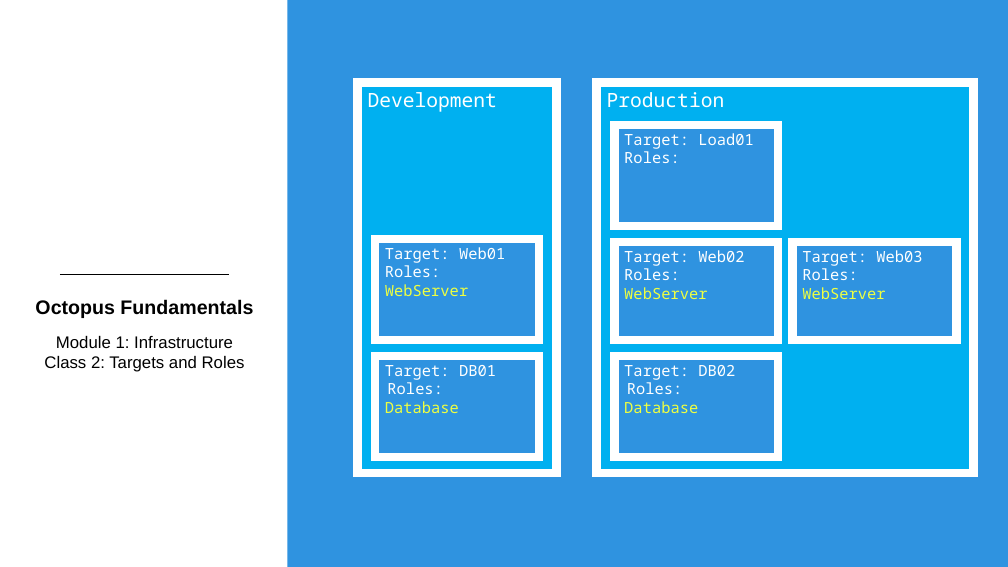
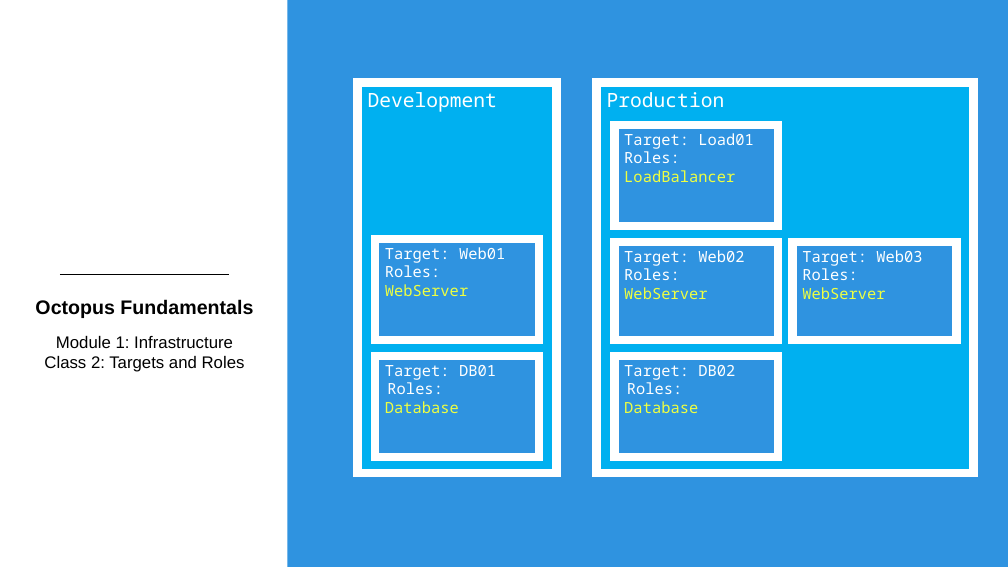
Before and after one commit to OctopusDeployCommunity/Octopus-Fundamentals-Course, a slide deck: slide 6 of OctopusDeployFundamentals/Module1-Infrastructure/Slides/Module1Class2-TargetsAndRoles.pptx. Drawn at 1008x567 pixels with LibreOffice and Linux fonts; fonts in the diff are those of the drawing; background and template pictures are left out. Boxes give left, top, right and bottom in pixels: in the first picture for what was removed or moved away, otherwise in the second. Text is boxed around its words. In the diff, an @@ line names an element or a change of style, - is before the commit and + after.

```diff
--- a/OctopusDeployFundamentals/Module1-Infrastructure/Slides/Module1Class2-TargetsAndRoles.pptx
+++ b/OctopusDeployFundamentals/Module1-Infrastructure/Slides/Module1Class2-TargetsAndRoles.pptx
@@ text in rectangle at [624,170,735,182]: paragraph added @@
+LoadBalancer
```
Also in this commit, not shown: 8 other slides changed, 1 slide added.
